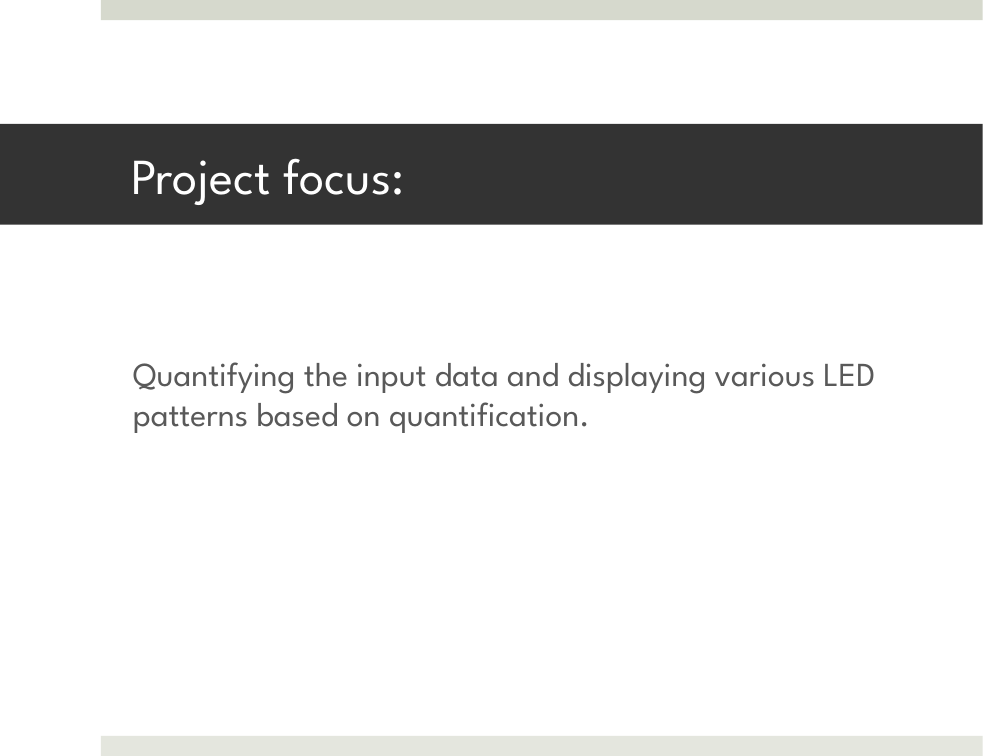
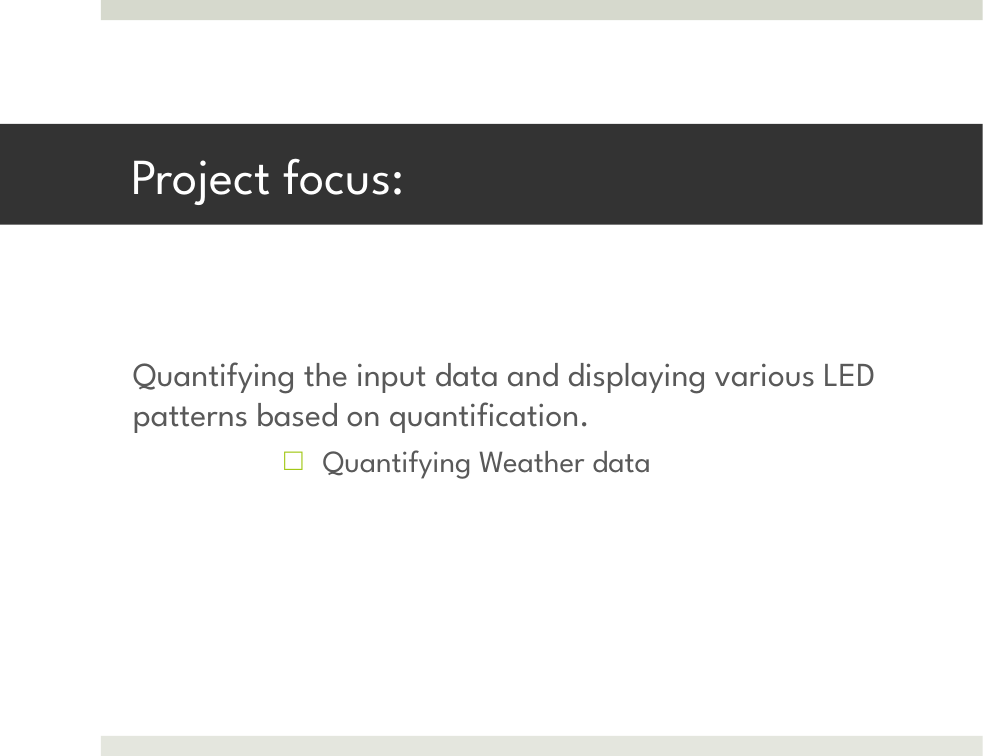
Before and after one commit to sasmita/QuantumLight, a slide deck: slide 2 of QL_Presentation1.pptx. Drawn at 1008x756 pixels with LibreOffice and Linux fonts; fonts in the diff are those of the drawing. Boxes give left, top, right and bottom in pixels: in the first picture for what was removed or moved away, otherwise in the second. Text is boxed around its words. In the diff, an @@ line names an element or a change of style, - is before the commit and + after.

Commit message:
making all the programs to work for sensor data

```diff
--- a/QL_Presentation1.pptx
+++ b/QL_Presentation1.pptx
@@ text at [323, 450, 650, 479]: paragraph added @@
+        □ Quantifying Weather data
```
Also in this commit, not shown: 7 other slides changed, 2 slides added, 4 other files.
